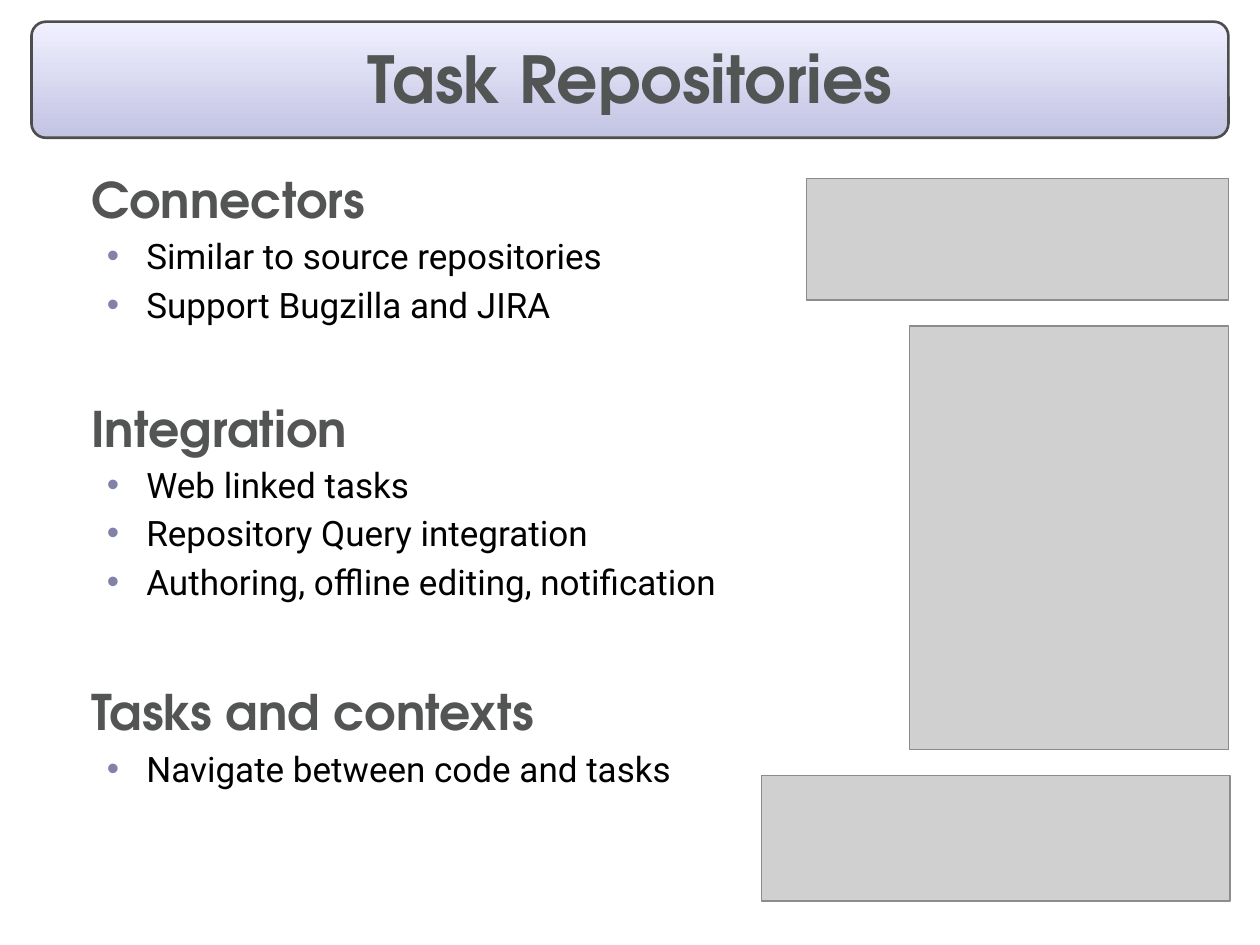
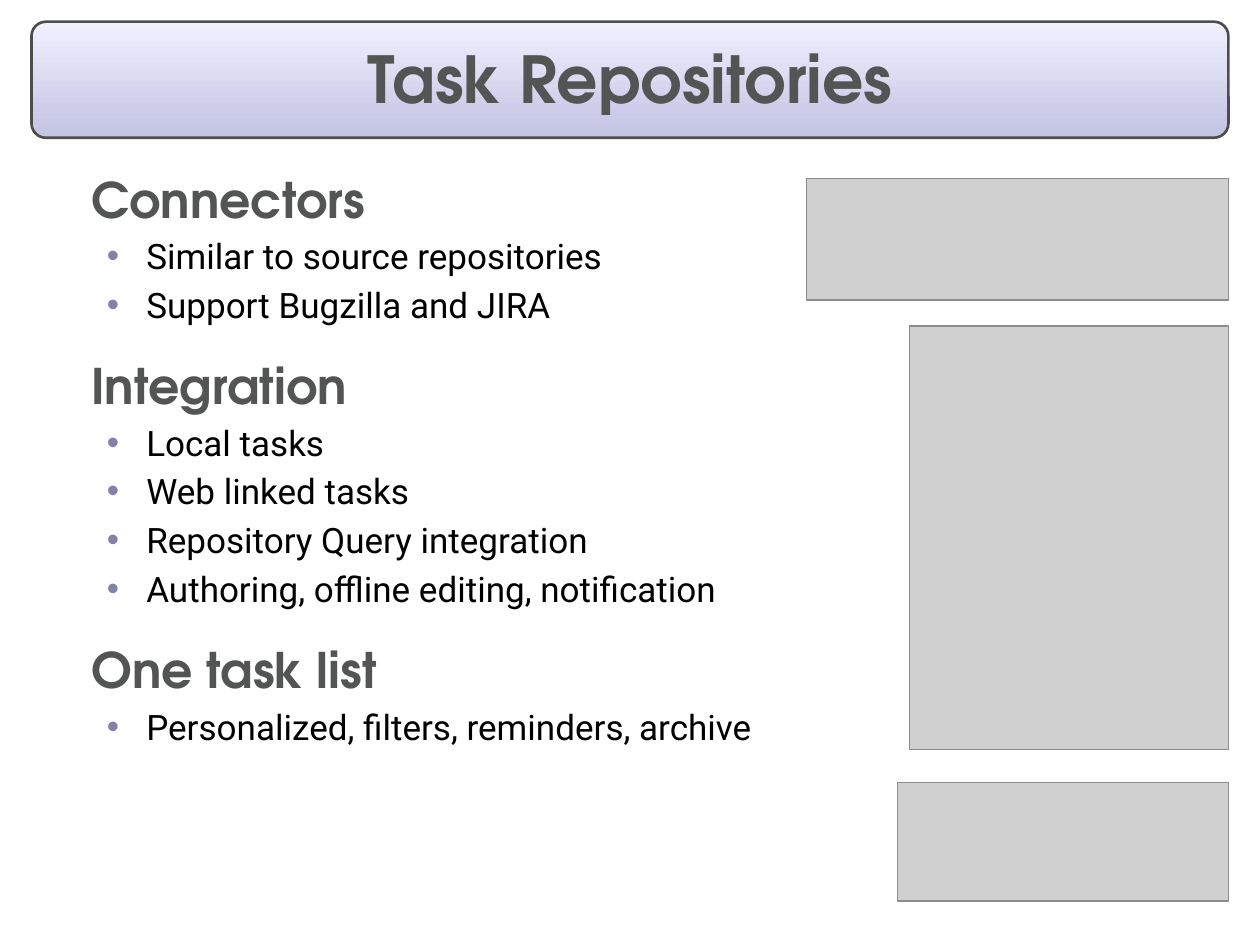
Before and after one commit to eclipse-mylyn/mylyn-website, a slide deck: slide 10 of publications/2006-03-mylar-eclipsecon-2.ppt. Drawn at 1260x945 pixels with LibreOffice and Linux fonts; fonts in the diff are those of the drawing; grey boxes stand for pictures. Boxes give left, top, right and bottom in pixels: in the first picture for what was removed or moved away, otherwise in the second. Text is boxed around its words. In the diff, an @@ line names an element or a change of style, - is before the commit and + after.

```diff
--- a/publications/2006-03-mylar-eclipsecon-2.ppt
+++ b/publications/2006-03-mylar-eclipsecon-2.ppt
@@ text at (146,429,324,457): paragraph added @@
+  • Local tasks
@@ text at (91,650,751,745): text changed @@
-  Tasks and contexts
-  • Navigate between code and tasks
+  One task list
+  • Personalized, filters, reminders, archive
@@ picture: place and size @@
-picture at (761,775,1230,901)
+picture at (897,782,1228,901)
```
Also in this commit, not shown: 13 other slides changed, 1 slide added, 2 slides removed, 1 other file.
